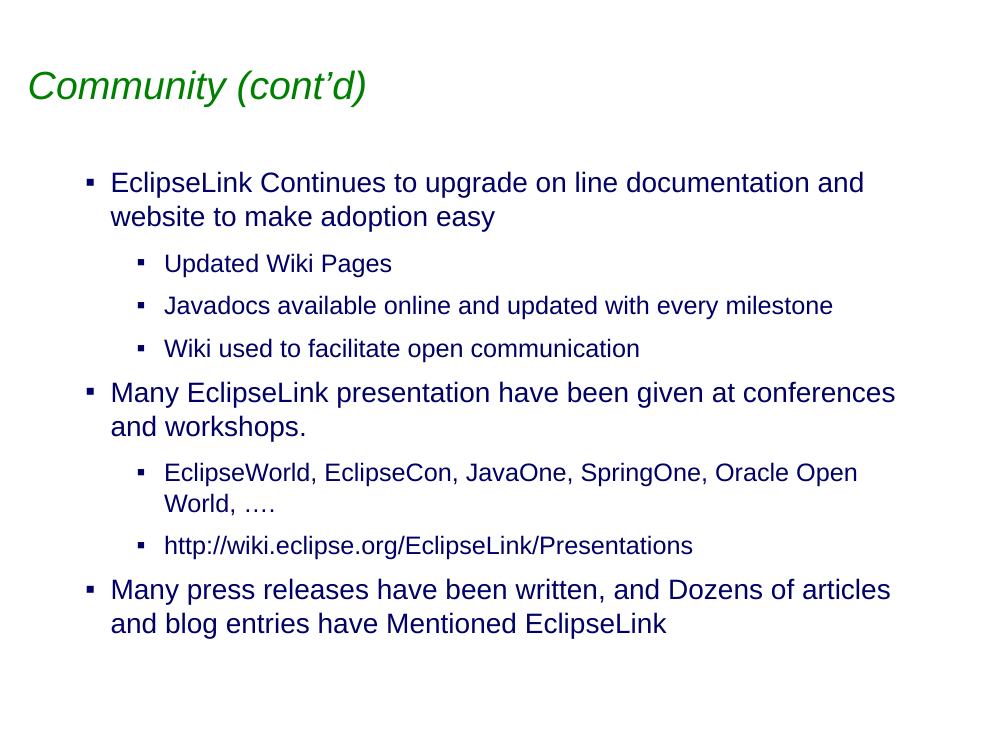
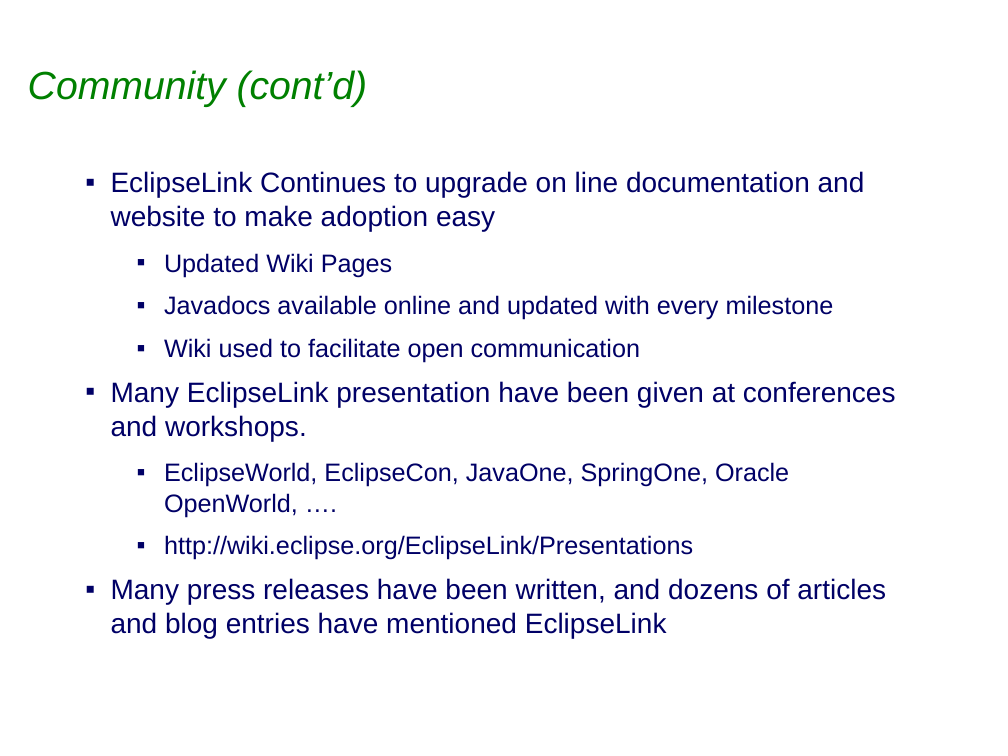
Before and after one commit to eclipse-ee4j/eclipselink, a slide deck: slide 10 of project-admin/Graduation_Release_Review.ppt. Drawn at 1008x756 pixels with LibreOffice and Linux fonts; fonts in the diff are those of the drawing; background and template pictures are left out. Boxes give left, top, right and bottom in pixels: in the first picture for what was removed or moved away, otherwise in the second. Text is boxed around its words. In the diff, an @@ line names an element or a change of style, - is before the commit and + after.

```diff
--- a/project-admin/Graduation_Release_Review.ppt
+++ b/project-admin/Graduation_Release_Review.ppt
@@ text at [164, 462, 789, 517]: spaces changed @@
-  ▪ EclipseWorld, EclipseCon, JavaOne, SpringOne, Oracle Open World, ….
+  ▪ EclipseWorld, EclipseCon, JavaOne, SpringOne, Oracle OpenWorld, ….
@@ text at [111, 578, 886, 638]: text changed @@
-▪ Many press releases have been written, and Dozens of articles and blog entries have Mentioned EclipseLink
+▪ Many press releases have been written, and dozens of articles and blog entries have mentioned EclipseLink
```
Also in this commit, not shown: 4 other slides changed.
